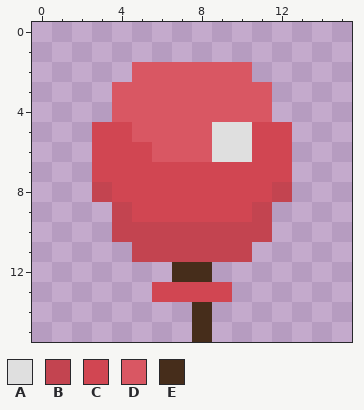
Two states of a pixel-art sprite, Assets/Sprites/Blocks/balloon.png. The picture above is the old version.
The file is 80x80 pixels, drawn in blocks of 5x5; one block is one cell here.
Palette (. is transparent): A #dfdfdf  B #c34450  C #d14652  D #d95763  E #462d1b
Now the later version:
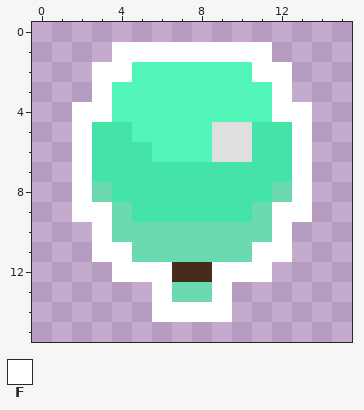
Colours new in this view: F #ffffff
The edit:
Colour B changes from #c34450 to #6bdab1.
Colour C changes from #d14652 to #44e3a8.
Colour D changes from #d95763 to #52f6b9.
The author changed colour C to colour B in row 13 at x 7 to 8.
Colour F now appears in row 1 at x 4 to 11; in row 2 at x 3 to 4 and 11 to 12; in row 3 at x 3 and 12; in row 4 at x 2 to 3 and 12 to 13; in rows 5 to 8 at x 2 and 13; in row 9 at x 2 to 3 and 12 to 13.
Colour F now appears in row 10 at x 3 and 12; in row 11 at x 3 to 4 and 11 to 12; in row 12 at x 4 to 6 and 9 to 11; in row 14 at x 6 to 7 and 9.
The author changed colour C to colour F in row 13 at x 6 and 9.
The author changed colour E to colour F in row 14 at x 8.
Colour E is removed in row 15 at x 8.
Boxes around the changes in both pictures, in picture pixels (x1, y1, x2, y2):
changed: (72, 42, 312, 342)
